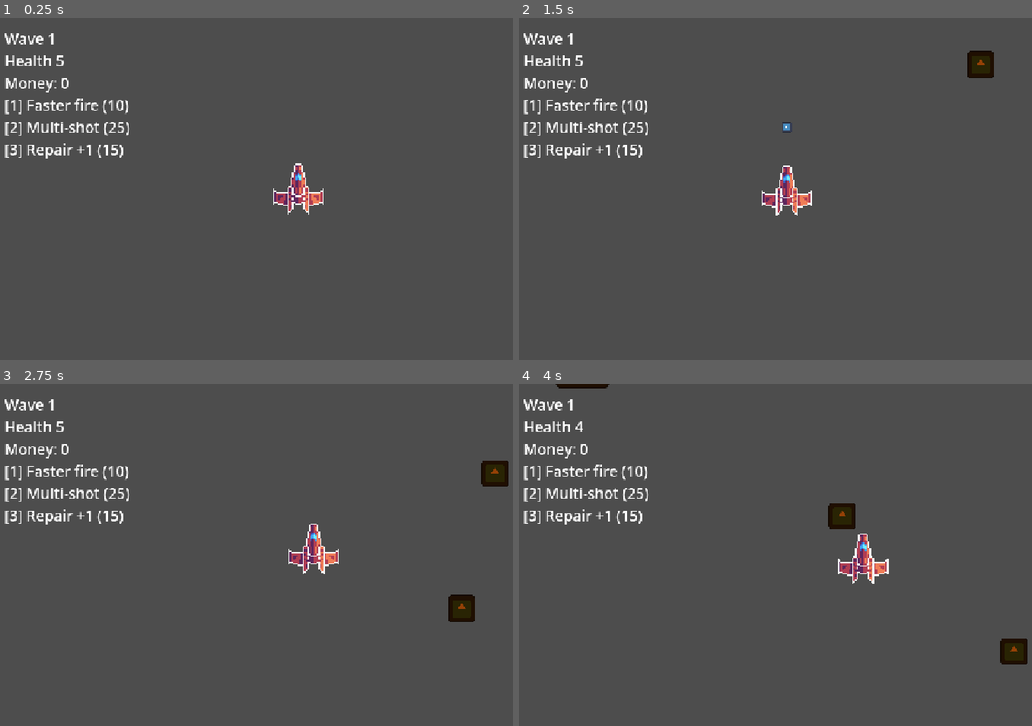
Above: before the commit, frames 1-4 (two rows, left to right).
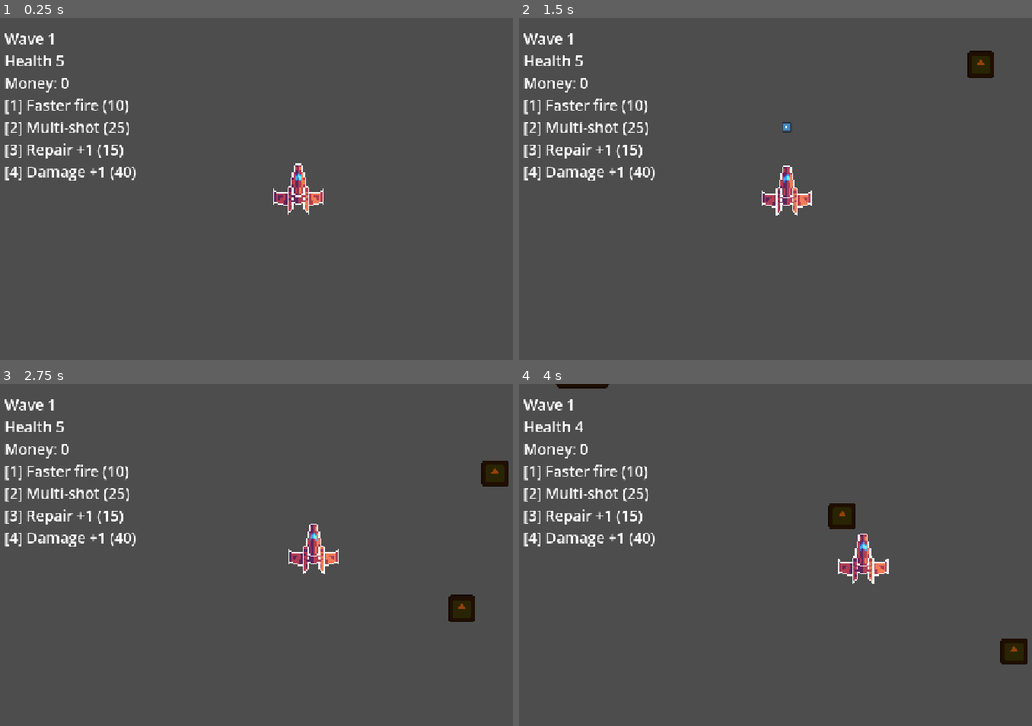
Above: after the commit, the same moments.

Repository: xbox1sxd-sketch/Hackatime-Project
Game: Godot game, scene res://Scenes/main.tscn
Same seed, same stepped clock (60 frames per second), same inputs: the game is played once before the commit and once after it. The engine's default icon, where the game draws it, is replaced by a stand-in: a white triangle on a blue panel in a dark square.
Inputs (mouse positions are in pixels of both pictures, inside the frame that each line leads up to):
- Up to frame 1 (0.25 s): no input
- Up to frame 2 (1.5 s): tap Enter at 0.5 s; move the mouse to (852, 189) at 0.52 s; hold Up from 0.53 s (still down); tap 4 at 0.6, 1.35 s; click (852, 189) at 0.67 s; move the mouse to (785, 189) at 1.27 s; click (785, 189) at 1.42 s
- Up to frame 3 (2.75 s): keep holding Up; move the mouse to (312, 548) at 2.02 s; tap R at 2.1 s; click (312, 548) at 2.17 s; tap 4 at 2.3 s
- Up to frame 4 (4 s): keep holding Up; move the mouse to (811, 561) at 2.77 s; tap 1 at 2.85 s; click (811, 561) at 2.92 s; tap 4 at 3.05, 3.8 s; move the mouse to (862, 558) at 3.52 s; tap 2 at 3.6 s; click (862, 558) at 3.67 s

The runs differ from the first frame. In frame 1, 0.4% of the frame differs, in the area x 0-27%, y 43-48%; in frame 2, 0.4%; in frame 3, 0.4%; in frame 4, 0.4%.

Commit message:
built some underlying logic for a save system

Diff:
--- a/Scripts/asteriod.gd
+++ b/Scripts/asteriod.gd
@@ -5,10 +5,11 @@
 var damage = 1
 var value = 5
 var speed = 150
-
+var tint = Color.WHITE
 func _ready():
 	add_to_group("asteroids")
 	scale = Vector2.ONE * size
+	modulate = tint
 	area_entered.connect(_on_area_entered)
 
 func _process(delta):
@@ -21,11 +22,25 @@
 	if is_queued_for_deletion():
 		return
 	if area.is_in_group("bullets"):
-		health -= area.damage
 		area.queue_free()
-		if health <= 0:
-			get_parent().add_money(value)
-			queue_free()
+		take_hit(area.damage)
 	elif area.is_in_group("player"):
 		get_parent().take_damage(damage)
-		queue_free()
+		die(false)
+
+func take_hit(amount):
+	health -= amount
+	if health <= 0:
+		die(true)
+	else:
+		on_hit()
+
+func on_hit():
+	modulate = Color(2, 2, 2)
+	create_tween().tween_property(self, "modulate", tint, 0.1)
+
+func die(killed_by_player):
+	if killed_by_player:
+		get_parent().add_money(value)
+
+	queue_free()
--- a/Scripts/main.gd
+++ b/Scripts/main.gd
@@ -15,6 +15,11 @@
 var max_health = 5
 @onready var money_label = $CanvasLayer/MoneyLabel
 @onready var player = $Player
+var damage_cost = 40
+var best_wave = 0
+const save_path = "user://save.json"
+
+
 
 func _ready():
 	money_label.position = Vector2(20, 20)
@@ -32,7 +37,6 @@
 	spawn_timer.start()
 	update_ui()
 
-
 func spawn_asteroid():
 	if game_over:
 		return
@@ -48,7 +52,7 @@
 		asteroid.speed = 80 + wave * 10
 	elif roll < big_chance + medium_chance:
 			asteroid.size = 1.4
-			asteroid.health = 2.0
+			asteroid.health = 3.0
 			asteroid.damage = 2
 			asteroid.speed = 120 + wave * 10
 	else:
@@ -100,6 +104,7 @@
 		else:
 			shop += "\n[2] Multi-shot is MAX"
 		shop += "\n[3] Repair +1 (" + str(repair_cost) + ")"
+		shop += "\n[4] Damage +1 (" + str(damage_cost) + ")"
 		money_label.text = status + "\nHealth " + str(health) + "\nMoney: " + str(money) + shop
 
 func _input(event):
@@ -113,6 +118,15 @@
 				buy_multishot()
 			if event.keycode == KEY_3:
 				buy_repair()
+			if event.keycode == KEY_4:
+				buy_damage()
+
+func buy_damage():
+	if money >= damage_cost:
+		money -= damage_cost
+		player.bullet_damage += 1
+		damage_cost = int(damage_cost * 1.8)
+		update_ui()
 
 func buy_multishot():
 	if player.bullet_count >= 5:
@@ -138,3 +152,43 @@
 		player.fire_delay = max(0.1, player.fire_delay * 0.85)
 		fire_rate_cost = int(fire_rate_cost * 1.5)
 		update_ui()
+
+func play_sound(stream):
+	var p = AudioStreamPlayer.new()
+	p.stream = stream
+	add_child(p)
+	p.finished.connect(p.queue_free)
+	p.play()
+
+func save_game():
+	var data = {
+		"money": money,
+		"best_wave": best_wave,
+		"fire_delay": player.fire_delay,
+		"fire_rate_cost": fire_rate_cost,
+		"bullet_count": player.bullet.count,
+		"multishot_cost": multishot_cost,
+		"bullet_damage": player.bullet_damage,
+		"damage_cost": damage_cost,
+		"repair_cost": repair_cost,
+	}
+
+	var file = FileAccess.open(save_path, FileAccess.WRITE)
+	file.store_string(JSON.stringify(data))
+
+func load_game():
+	if not FileAccess.file_exists(save_path):
+		return
+	var file = FileAccess.open(save_path, FileAccess.READ)
+	var data = JSON.parse_string(file.get_as_text())
+	if data == null:
+		return
+	money = int(data.get("money", 0))
+	best_wave = int(data.get("best_wave", 0))
+	player.fire_delay = int(data.get("fire_delay", 0.4))
+	fire_rate_cost = int(data.get("fire_rate_cost", 10))
+	player.bullet_count= int(data.get("bullet_count", 1))
+	multishot_cost = int(data.get("multishot_cost", 25))
+	player.bullet_damage = int(data.get("bullet_damage", 1))
+	damage_cost = int(data.get("damage_cost", 40))
+	repair_cost = int(data.get("repair_cost", 15))
--- a/Scripts/player.gd
+++ b/Scripts/player.gd
@@ -6,6 +6,7 @@
 var can_shoot = true
 var bullet_count = 1
 var spread = 0.15
+var bullet_damage = 1
 
 func _ready():
 	add_to_group("player")
@@ -34,6 +35,7 @@
 	can_shoot = false
 	for i in bullet_count:
 		var bullet = bullet_scene.instantiate()
+		bullet.damage = bullet_damage
 		var offset = ( i - (bullet_count - 1)/ 2.0) * spread
 		bullet.global_position = global_position + Vector2(0, -40)
 		bullet.global_rotation = -PI / 2 + offset
